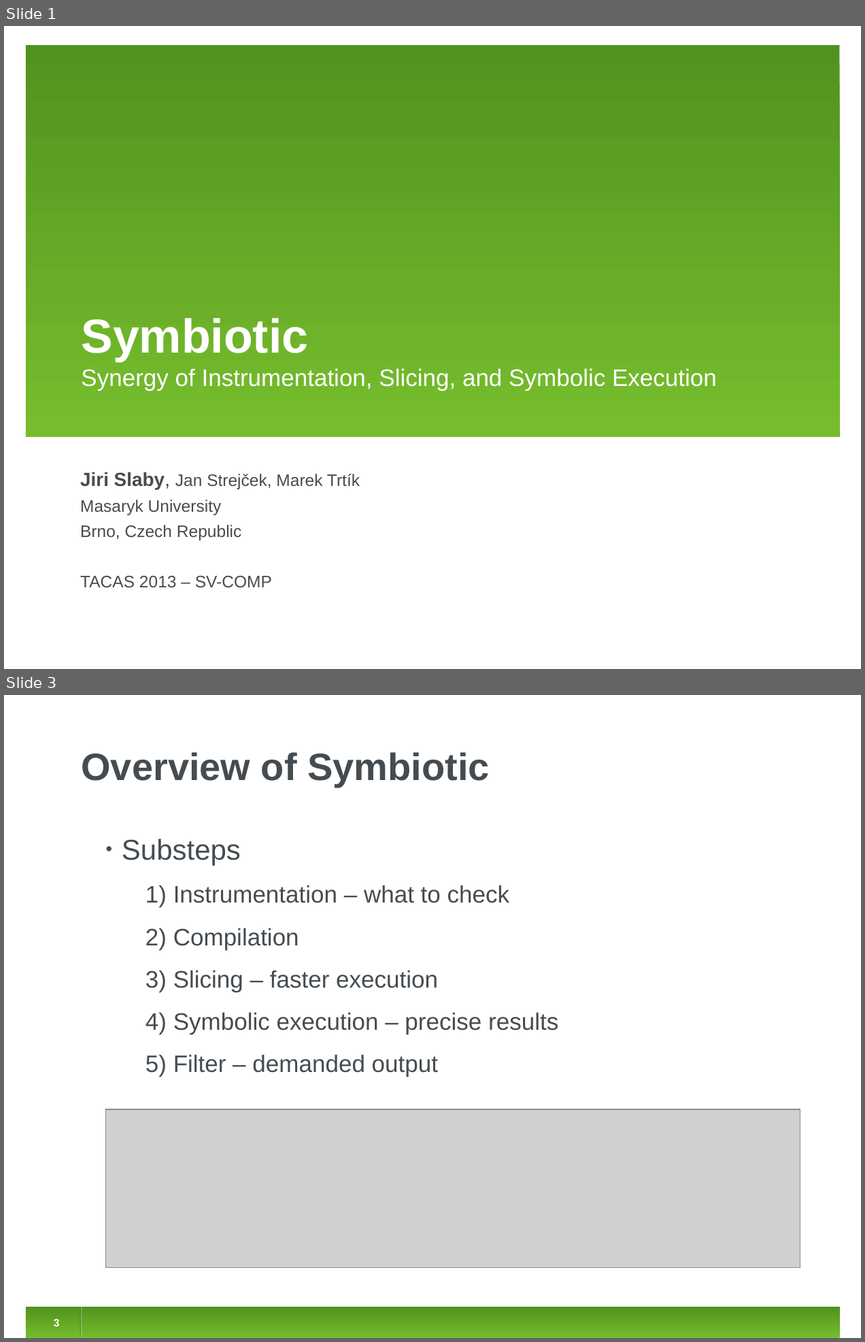
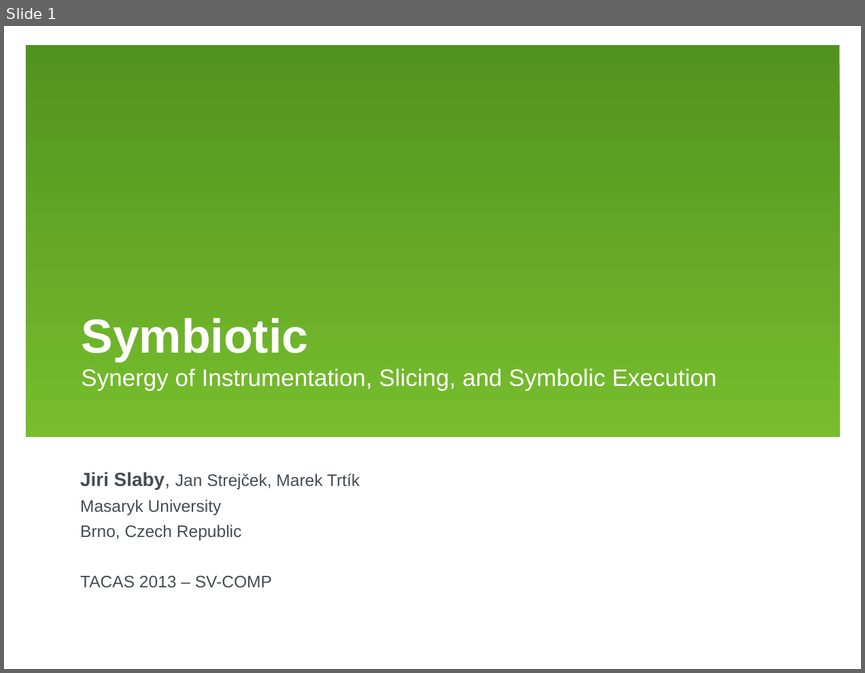
Before and after one commit to jirislaby/writings, a slide deck: presentations/tacas2013.odp. Shown one above the other, each under a label of ours: slides 1 and 3 before the commit, slide 1 after it; the slides between them are not shown. The pictures are 865x1342 and 865x673 pixels, drawn with LibreOffice and Linux fonts; fonts in the diff are those of the drawing; grey boxes stand for pictures. Boxes give left, top, right and bottom in pixels: in the first picture for what was removed or moved away, otherwise in the second. Text is boxed around its words. In the diff, an @@ line names an element or a change of style, - is before the commit and + after.

```diff
--- a/presentations/tacas2013.odp
+++ b/presentations/tacas2013.odp
@@ slide 3 removed at (4,695,861,1338), background #FFFFFF @@
@@ title removed at (81,752,489,787) @@
-Overview of Symbiotic
@@ text removed at (122,838,558,1076) @@
-• Substeps
-  1) Instrumentation – what to check
-  2) Compilation
-  3) Slicing – faster execution
-  4) Symbolic execution – precise results
-  5) Filter – demanded output
@@ picture removed at (106,1109,801,1268) @@
@@ rectangle removed at (26,1307,839,1338) @@
@@ page number removed at (54,1319,60,1326) @@
-3
@@ line removed from (80, 1307) to (80, 1338) @@
@@ line removed from (81, 1307) to (81, 1338) @@
```
Also in this commit, not shown: 4 slides changed, 8 slides added, 4 other slides removed.
